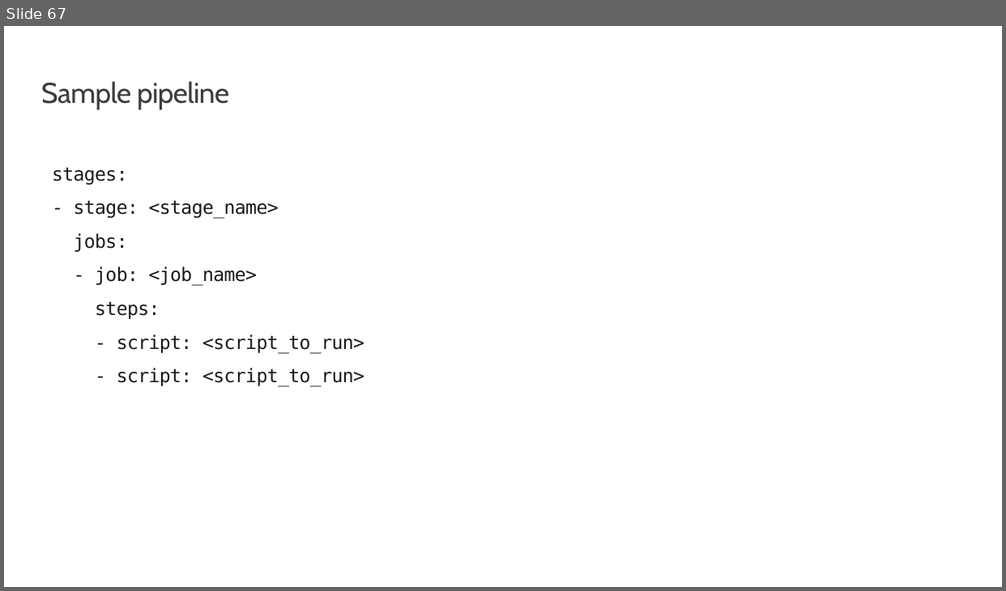
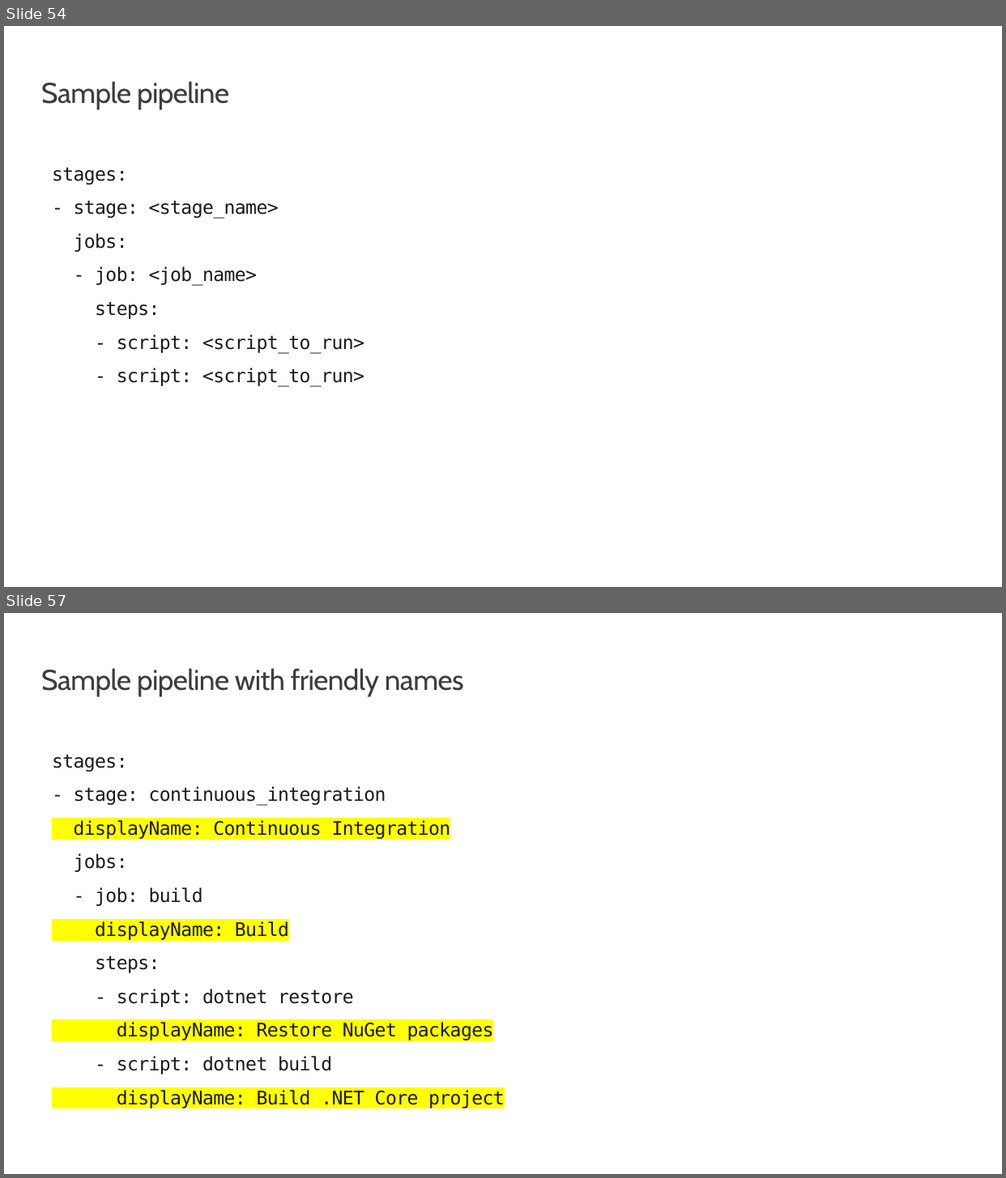
Before and after one commit to msusdev/Azure-pipelines-with-GitHub, a slide deck: Presentations/Introduction to Azure Pipelines/Introduction to Azure Pipelines.pptx. Shown one above the other, each under a label of ours: slide 67 before the commit, slides 54 and 57 after it; the slides between them are not shown. The pictures are 1006x591 and 1006x1178 pixels, drawn with LibreOffice and Linux fonts; fonts in the diff are those of the drawing; background and template pictures are left out. Boxes give left, top, right and bottom in pixels: in the first picture for what was removed or moved away, otherwise in the second. Text is boxed around its words. In the diff, an @@ line names an element or a change of style, - is before the commit and + after.

```diff
--- a/Presentations/Introduction to Azure Pipelines/Introduction to Azure Pipelines.pptx
+++ b/Presentations/Introduction to Azure Pipelines/Introduction to Azure Pipelines.pptx
@@ slide 57 added at bbox=[4, 613, 1002, 1174], background #FFFFFF @@
@@ title added at bbox=[41, 668, 464, 697], 27.4 pt, text #3C3C41 @@
+Sample pipeline with friendly names
@@ text added at bbox=[52, 754, 505, 1110], 18 pt, text #1A1A1A @@
+stages:
+- stage: continuous_integration
+displayName: Continuous Integration
+jobs:
+- job: build
+displayName: Build
+steps:
+- script: dotnet restore
+displayName: Restore NuGet packages
+- script: dotnet build
+displayName: Build .NET Core project
@@ what was slide 67 is now slide 54 @@
```
Also in this commit, not shown: 7 slides changed, 5 other slides added.
